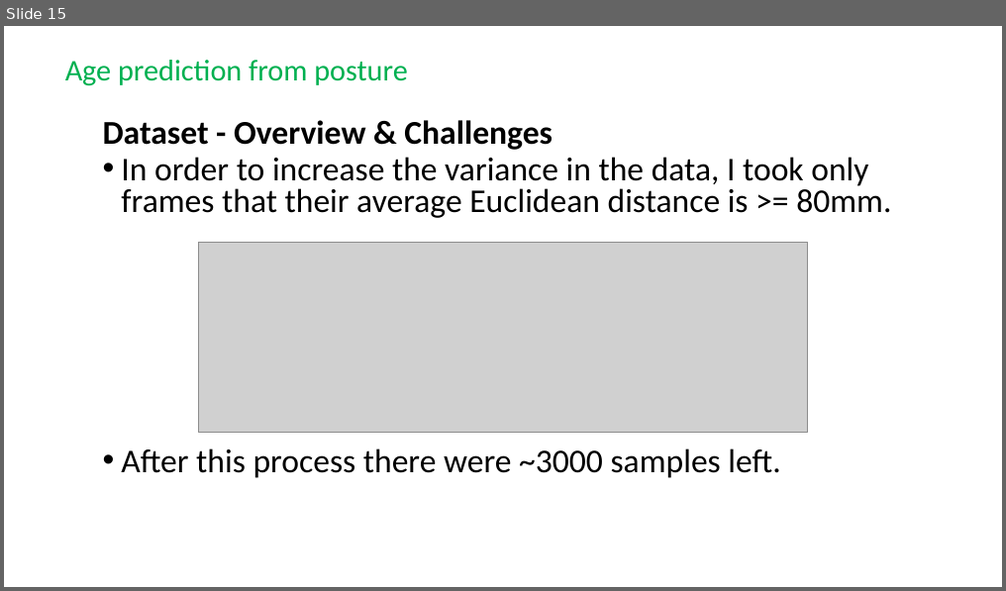
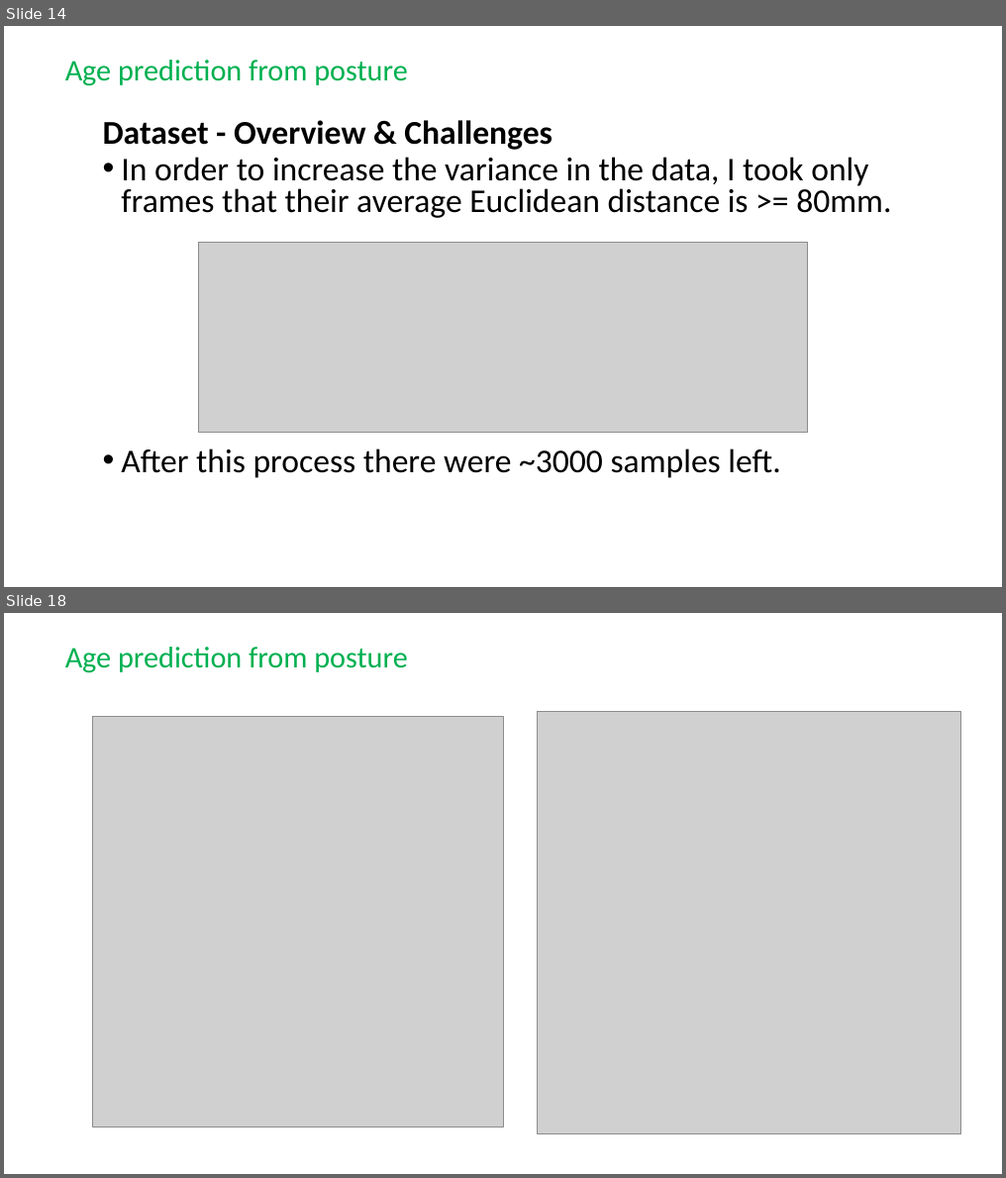
Before and after one commit to Lotemn102/skeleton-RGBDto3D, a slide deck: report/project.pptx. Shown one above the other, each under a label of ours: slide 15 before the commit, slides 14 and 18 after it; the slides between them are not shown. The pictures are 1006x591 and 1006x1178 pixels, drawn with LibreOffice and Linux fonts; fonts in the diff are those of the drawing; grey boxes stand for pictures. Boxes give left, top, right and bottom in pixels: in the first picture for what was removed or moved away, otherwise in the second. Text is boxed around its words. In the diff, an @@ line names an element or a change of style, - is before the commit and + after.

```diff
--- a/report/project.pptx
+++ b/report/project.pptx
@@ slide 18 added at (x1=4, y1=613, x2=1002, y2=1174), background #FFFFFF @@
@@ title added at (x1=65, y1=647, x2=407, y2=673), 28.8 pt, text #00B050 @@
+Age prediction from posture
@@ picture added at (x1=92, y1=716, x2=503, y2=1128) @@
@@ picture added at (x1=538, y1=711, x2=961, y2=1135) @@
@@ what was slide 15 is now slide 14 @@
```
Also in this commit, not shown: 8 slides changed, 2 other slides added, 1 slide removed, 2 other files.
